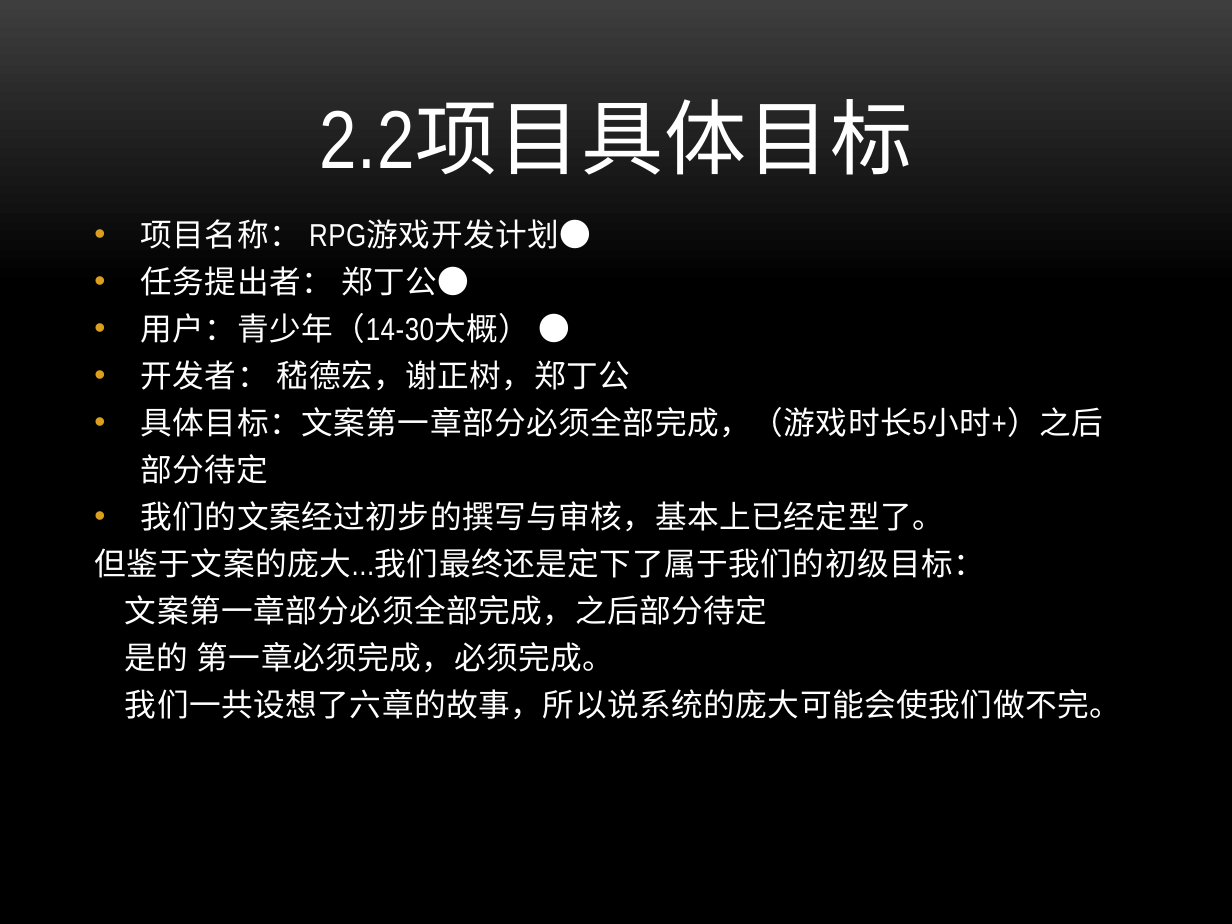
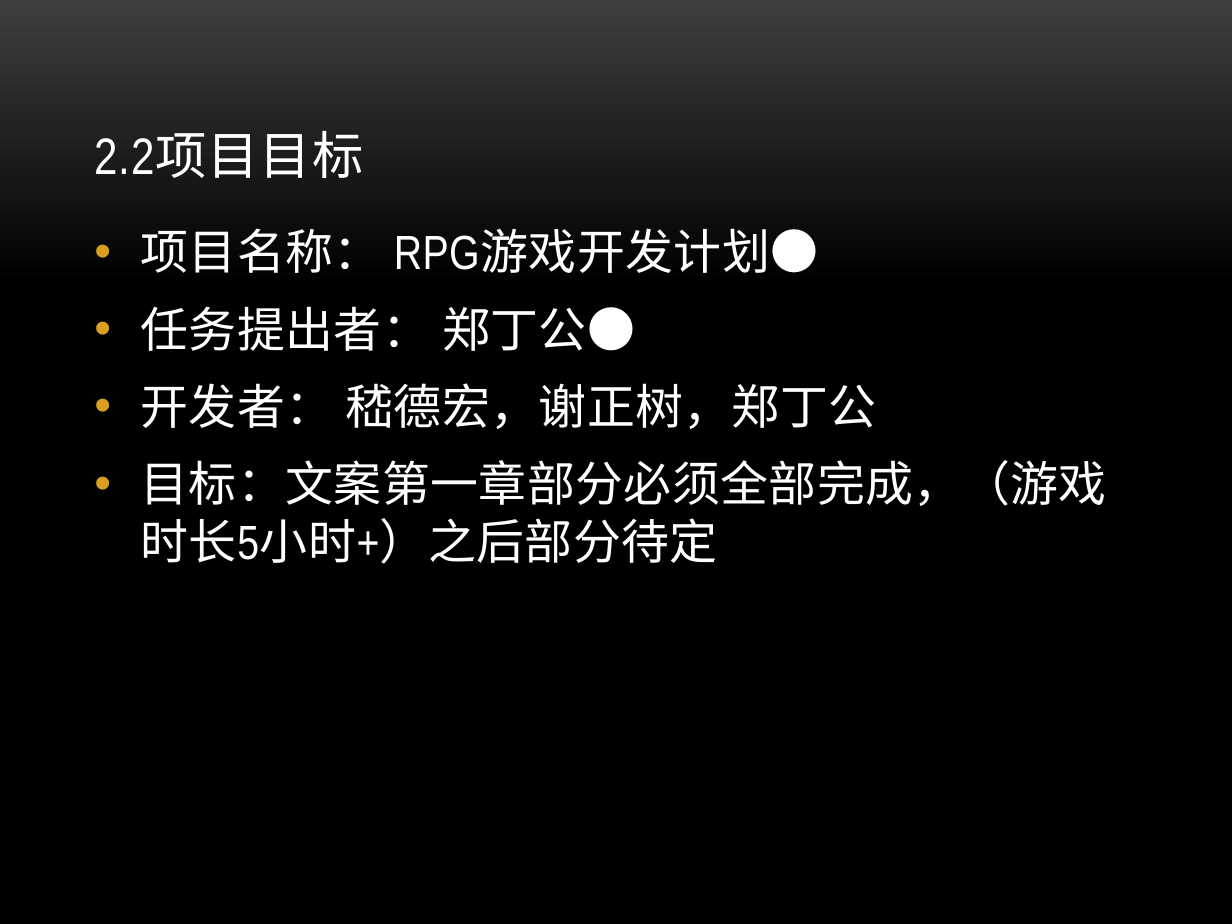
Before and after one commit to ZanebonoAlter/-, a slide deck: slide 7 of 项目计划.pptx. Drawn at 1232x924 pixels with LibreOffice and Linux fonts; fonts in the diff are those of the drawing; background and template pictures are left out. Boxes give left, top, right and bottom in pixels: in the first picture for what was removed or moved away, otherwise in the second. Text is boxed around its words. In the diff, an @@ line names an element or a change of style, - is before the commit and + after.

```diff
--- a/项目计划.pptx
+++ b/项目计划.pptx
@@ title at [94,132,363,178]: text changed; size 48 to 30 pt @@
-2.2项目具体目标
+2.2项目目标
@@ text at [141,228,876,429]: size 18.5 to 28 pt in "项目名称： RPG游戏开发计划●", "任务提出者： 郑丁公●", "开发者： 嵇德宏，谢正树，郑丁公"; line spacing 0.8 to 1; more space between paragraphs @@
@@ text at [141,313,531,343]: paragraph removed @@
-• 用户：青少年（14-30大概） ●
@@ text at [141,460,1107,564]: text changed; size 18.5 to 28 pt @@
-• 具体目标：文案第一章部分必须全部完成，（游戏时长5小时+）之后
-部分待定
-• 我们的文案经过初步的撰写与审核，基本上已经定型了。
-但鉴于文案的庞大...我们最终还是定下了属于我们的初级目标：
-文案第一章部分必须全部完成，之后部分待定
-是的 第一章必须完成，必须完成。
-我们一共设想了六章的故事，所以说系统的庞大可能会使我们做不完。
+• 目标：文案第一章部分必须全部完成，（游戏时长5小时+）之后部分待定
```
Also in this commit, not shown: 11 other slides changed, 4 slides added, 1 slide removed, 6 other files.
